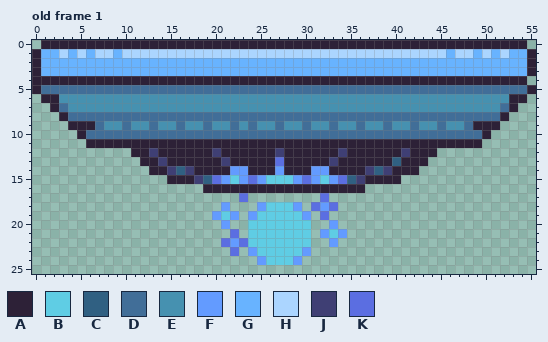
One commit to this pixel-art file: raw_assets/Danny/hoverthruster.aseprite. The first picture shows the starting point.
56x26 pixels, 1 frame. Shown: old frame 1. The commit also changed other frames, which this record leaves out.
Palette (. is transparent): A #2d2137  B #5fcde4  C #306082  D #416e98  E #4691b0  F #639bff  G #68b3ff  H #abd5ff  J #3f3f74  K #5b6ee1
Pixels before, old frame 1, first column x 0:
 0 .AAAAAAAAAAAAAAAAAAAAAAAAAAAAAAAAAAAAAAAAAAAAAAAAAAAAAA.
 1 AGGHGHGHHGHHHHHHHHHHHHHHHHHHHHHHHHHHHHHHHHHHHHGHHGHGHGGA
 2 AGGGGGGGGGGGGGGGGGGGGGGGGGGGGGGGGGGGGGGGGGGGGGGGGGGGGGGA
 3 AGGGGGGGGGGGGGGGGGGGGGGGGGGGGGGGGGGGGGGGGGGGGGGGGGGGGGGA
 4 AAAAAAAAAAAAAAAAAAAAAAAAAAAAAAAAAAAAAAAAAAAAAAAAAAAAAAA.
 5 ADDDDDDDDDDDDDDDDDDDDDDDDDDDDDDDDDDDDDDDDDDDDDDDDDDDDDDA
 6 .AAEEEEEEEEEEEEEEEEEEEEEEEEEEEEEEEEEEEEEEEEEEEEEEEEEEAA.
 7 ..ADEEEEEEEEEEEEEEEEEEEEEEEEEEEEEEEEEEEEEEEEEEEEEEEEDA..
 8 ...ADDDDDDDDDDDDDDDDDDDDDDDDDDDDDDDDDDDDDDDDDDDDDDDDA...
 9 ....AAADEEDEEDEEDEEDEEDEDEEDEEDEEDEEDEEDEEDEEDEEDAAA....
10 .....ADDDDDDDDDDDDDDDDDDDDDDDDDDDDDDDDDDDDDDDDDDDDA.....
11 ......AAAAAAAAAAAAAAAAAAAAAAAAAAAAAAAAAAAAAAAAAAAA......
12 ...........AAJAAAAAAJAAAAAAJAAAAAAJAAAAAAJAAA...........
13 ............AAJAAAAAAJAAAAAKAAAAAJAAAAAACAAA............
14 .............AAJCJAAAAFFAAAFAAAFFAAAAJCJAAA.............
15 ...............AAAJCKFBFKFBBBFKFBFKCJAAAA...............
16 ...................AAAAAAAAAAAAAAAAAA...................
17 .......................K........K.......................
18 .....................F...FBBBF.KFK......................
19 ....................FBF.FBBBBBF.K.......................
20 .....................F..BBBBBBB..F......................
21 ......................K.BBBBBBB.FBF.....................
22 .....................KFKBBBBBBB..F......................
23 ......................K.FBBBBBF.........................
24 .........................FBBBF..........................
The same view after the edit:
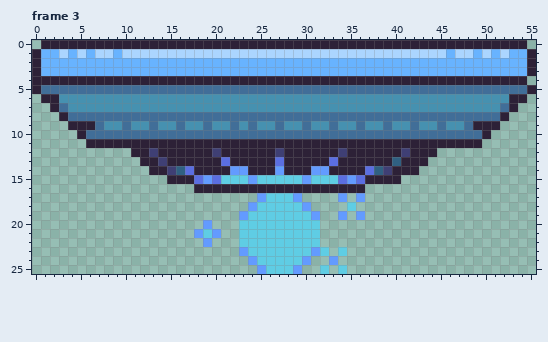
A new or re-ordered frame is compared with the old frame closest to it.
The edit:
frames 1 -> 3
Frame 3 is new; against old frame 1:
Colour A is added in row 16 at x 18.
Colour B is added in row 17 at x 26 to 28; in row 18 at x 35; in row 20 at x 23 and 31; in row 21 at x 19, 23 and 31; in row 22 at x 31; in row 23 at x 32 and 34.
Colour B is added in row 25 at x 26 to 28, 32 and 34.
Colour B replaces colour F in row 15 at x 21, 23, 25, 29, 31 and 33; in row 18 at x 25 and 29; in row 19 at x 24 and 30; in row 23 at x 24 and 30; in row 24 at x 25 and 29.
Colour B replaces colour K in row 22 at x 23.
Colour F is added in row 17 at x 25, 29, 34 and 36; in row 18 at x 24 and 30; in row 19 at x 23, 31, 34 and 36; in row 20 at x 19; in row 21 at x 18 and 20; in row 22 at x 19.
Colour F is added in row 23 at x 23 and 31; in row 24 at x 24, 30 and 33; in row 25 at x 25 and 29.
Colour F replaces colour C in row 15 at x 19 and 35.
Colour F replaces colour K in row 15 at x 24 and 30.
Colour K replaces colour J in row 13 at x 21 and 33; in row 14 at x 17 and 37; in row 15 at x 18 and 36.
Colour B is gone in row 19 at x 21; in row 21 at x 33.
Colour F is gone in row 18 at x 21 and 32; in row 19 at x 20 and 22; in row 20 at x 21 and 33; in row 21 at x 32 and 34; in row 22 at x 22 and 33.
Colour K is gone in row 17 at x 23 and 32; in row 18 at x 31 and 33; in row 19 at x 32; in row 21 at x 22; in row 22 at x 21; in row 23 at x 22.
Where, in picture pixels (left, top, right, bottom), the same in both pictures:
changed: (185, 157, 374, 274)
